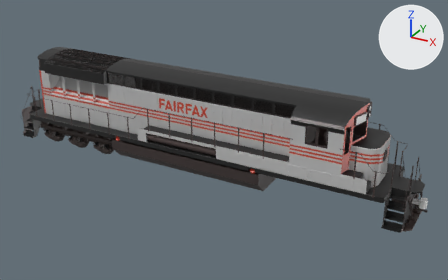
The Blender file 1AE-3500/blend/1AE-3500 (export).blend: old version first, new version second.
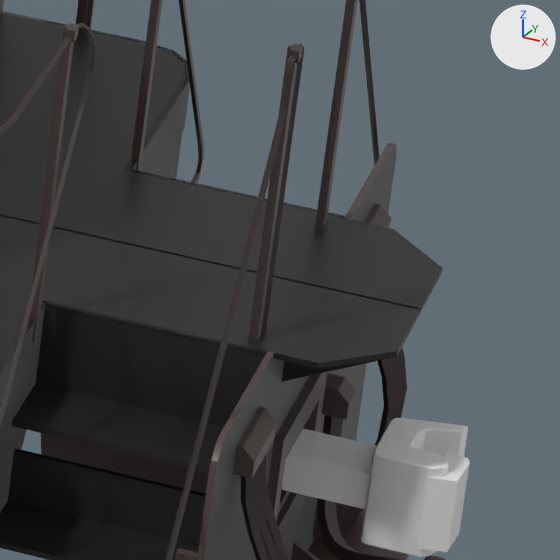
The first picture shows the older version from a camera (50 mm lens) standing at (19.55, -21.75, 12.68) and looking at (7.44, 0.28, 1.67). The close-ups show both versions on the part from 87% to 97% of the width and 58% to 75% of the height of that picture; other places that the commit changed are outside them. The axes (+X, +Y, +Z) are drawn at upper right. The lights are the same throughout.

Names of what the first close-up shows: 'Body', 'Coupler'.
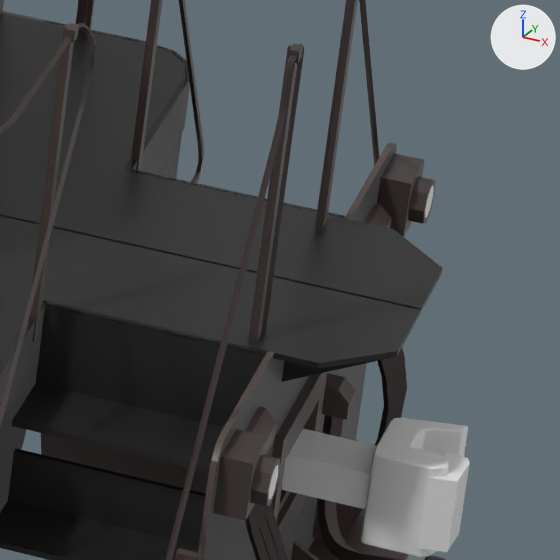
The change, as a list of edits to the scene's bpy script:
```text
Change me_cube_052:
    used by ob_body; location = (6.3, 0.0, 0.14)
    remove me_cube_052.from_pydata(...)  # 11511 vertices, 8990 faces; spans x -10.1..10.1, y -1.6..1.6, z 0.2..4.5
    add me_cube_052.from_pydata(...)  # 11991 vertices, 9346 faces; spans x -10.1..10.1, y -1.6..1.6, z 0.2..4.5
    me_cube_052 part 1: a new loose piece, a box spanning x 9.52..9.62, y 0.98..1.18, z 1.25..1.45, in mat_material (picture img_template_png)
    me_cube_052 part 2: a new loose piece, a box spanning x 9.52..9.62, y -1.18..-0.98, z 1.25..1.45, in mat_material (picture img_template_png)
    me_cube_052 part 3: a new loose piece of 24 vertices spanning x 9.6..9.7, y 1.0..1.2, z 1.3..1.4, in mat_material (picture img_template_png)
    me_cube_052 part 4: a new loose piece of 24 vertices spanning x 9.6..9.7, y -1.2..-1.0, z 1.3..1.4, in mat_material (picture img_template_png)
Change me_cube_001:
    used by ob_unlitfront; location = (6.3, 0.0, 0.14)
    remove me_cube_001.from_pydata(...)  # 130 vertices, 98 faces; spans x 7.32..7.57, y -0.96..0.96, z 3.88..4.36
    add me_cube_001.from_pydata(...)  # 260 vertices, 198 faces; spans x 7.32..9.67, y -1.14..1.14, z 1.29..4.36
    me_cube_001 part 5: 8 vertices added at x 9.67, y 1.02..1.14, z 1.29..1.41
    me_cube_001 part 6: 8 vertices added at x 9.67, y -1.14..-1.02, z 1.29..1.41
```

Changed parts and their boxes (x1, y1, x2, y2) in the close-ups (560 x 560 px):
'UnlitFront', reshaped (not visible before)
    after: (269, 186, 434, 500)
part 1 of me_cube_052, added
    after: (377, 153, 425, 237)
part 2 of me_cube_052, added (black)
    after: (213, 429, 269, 521)
part 3 of me_cube_052, added
    after: (408, 177, 435, 224)
part 4 of me_cube_052, added
    after: (251, 455, 280, 506)
part 5 of me_cube_001, added
    after: (425, 186, 434, 218)
part 6 of me_cube_001, added
    after: (269, 465, 278, 500)
